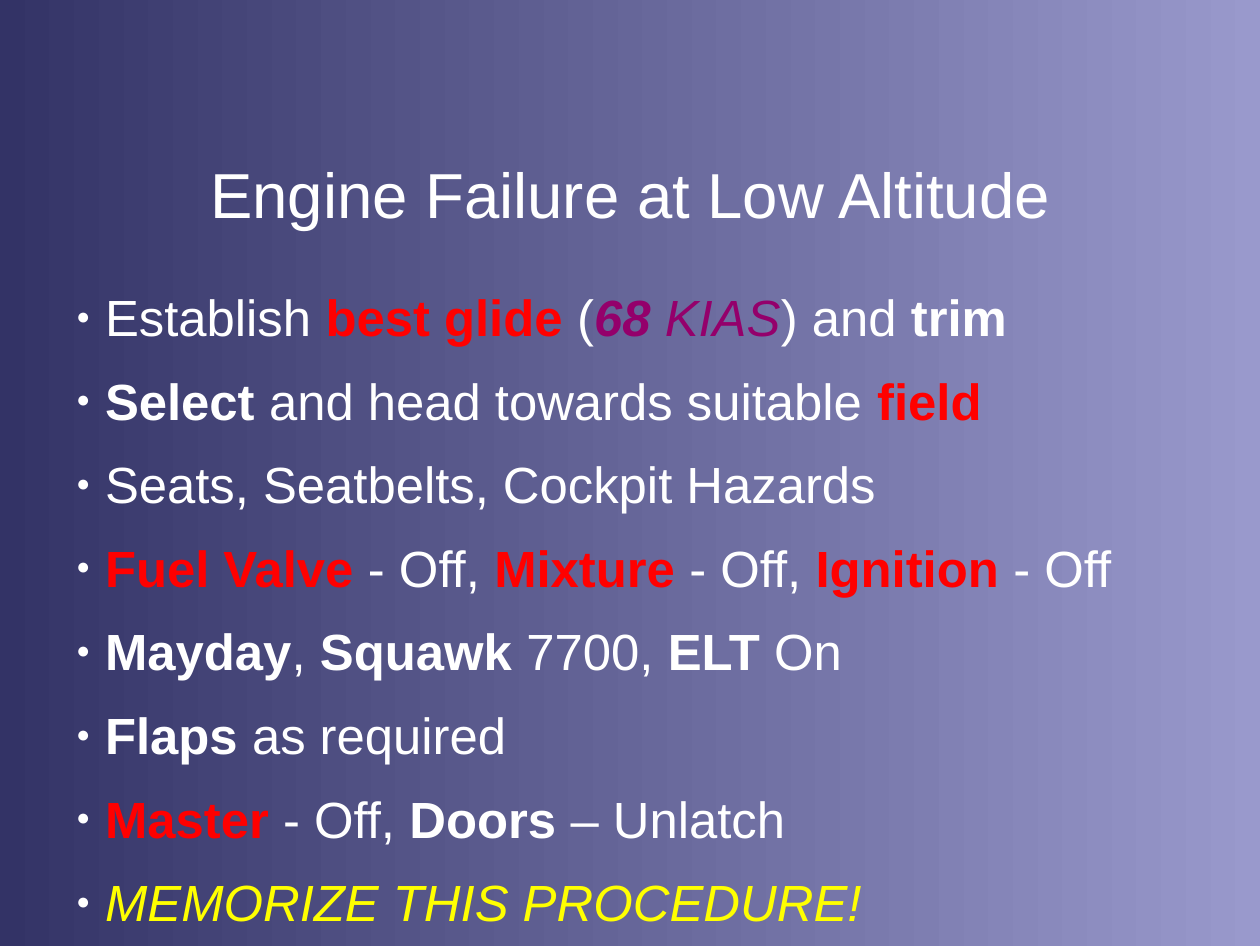
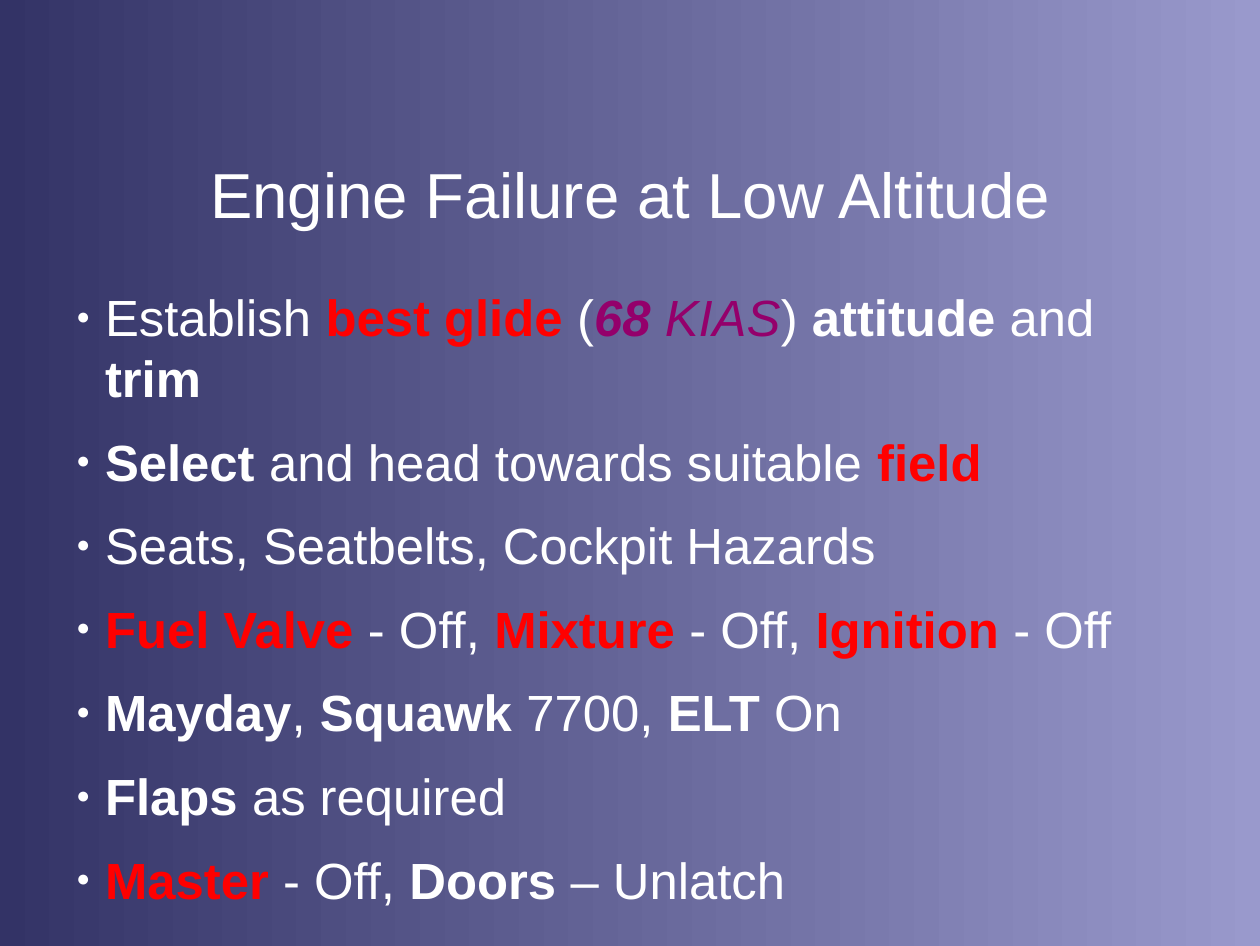
Before and after one commit to stephanheinemann/flight, a slide deck: slide 6 of FI/ForcedLanding/ForcedLanding.odp. Drawn at 1260x946 pixels with LibreOffice and Linux fonts; fonts in the diff are those of the drawing; background and template pictures are left out. Boxes give left, top, right and bottom in pixels: in the first picture for what was removed or moved away, otherwise in the second. Text is boxed around its words. In the diff, an @@ line names an element or a change of style, - is before the commit and + after.

```diff
--- a/FI/ForcedLanding/ForcedLanding.odp
+++ b/FI/ForcedLanding/ForcedLanding.odp
@@ text at box(105, 299, 1095, 398): text changed; bold on @@
-● Establish best glide (68 KIAS) and trim
+● Establish best glide (68 KIAS) attitude and trim
```
Also in this commit, not shown: 1 other slide changed.
